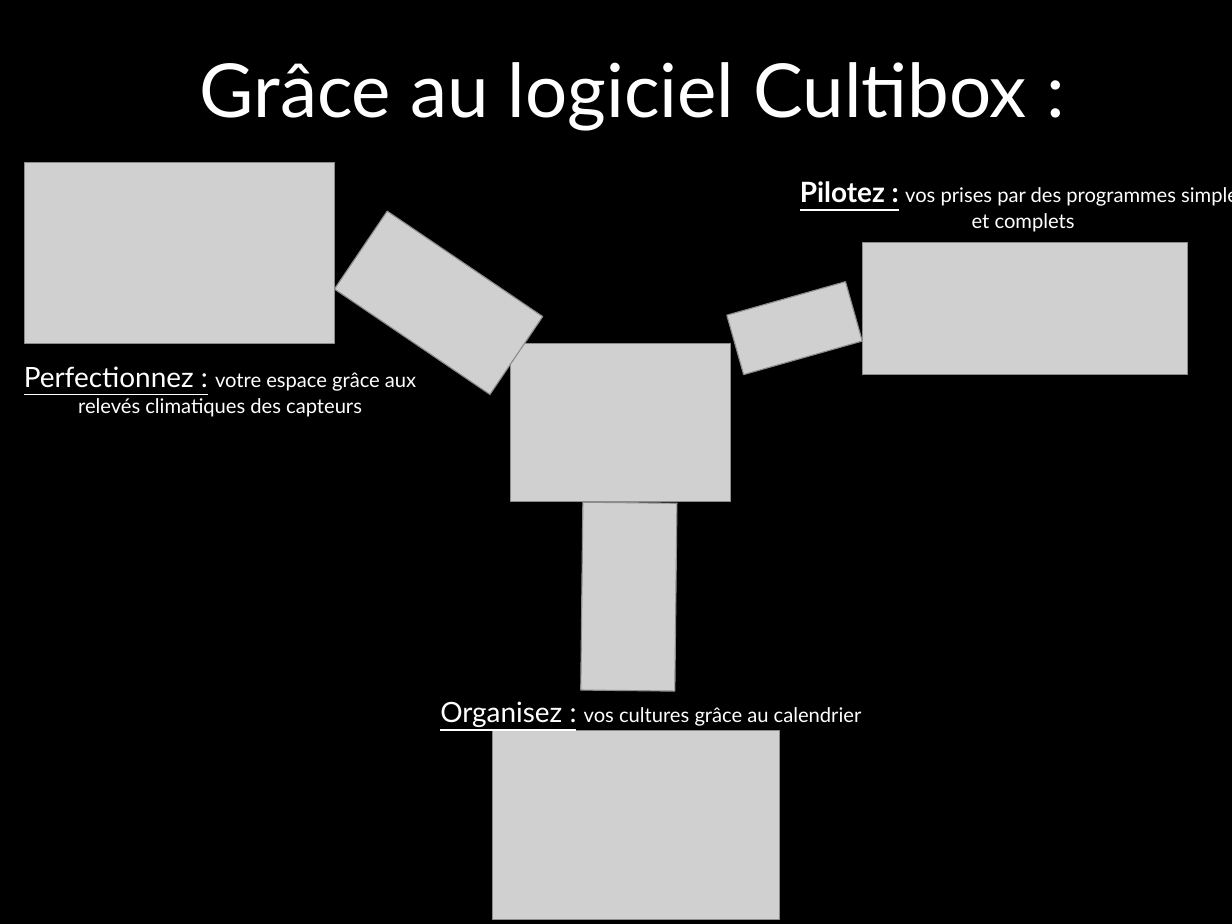
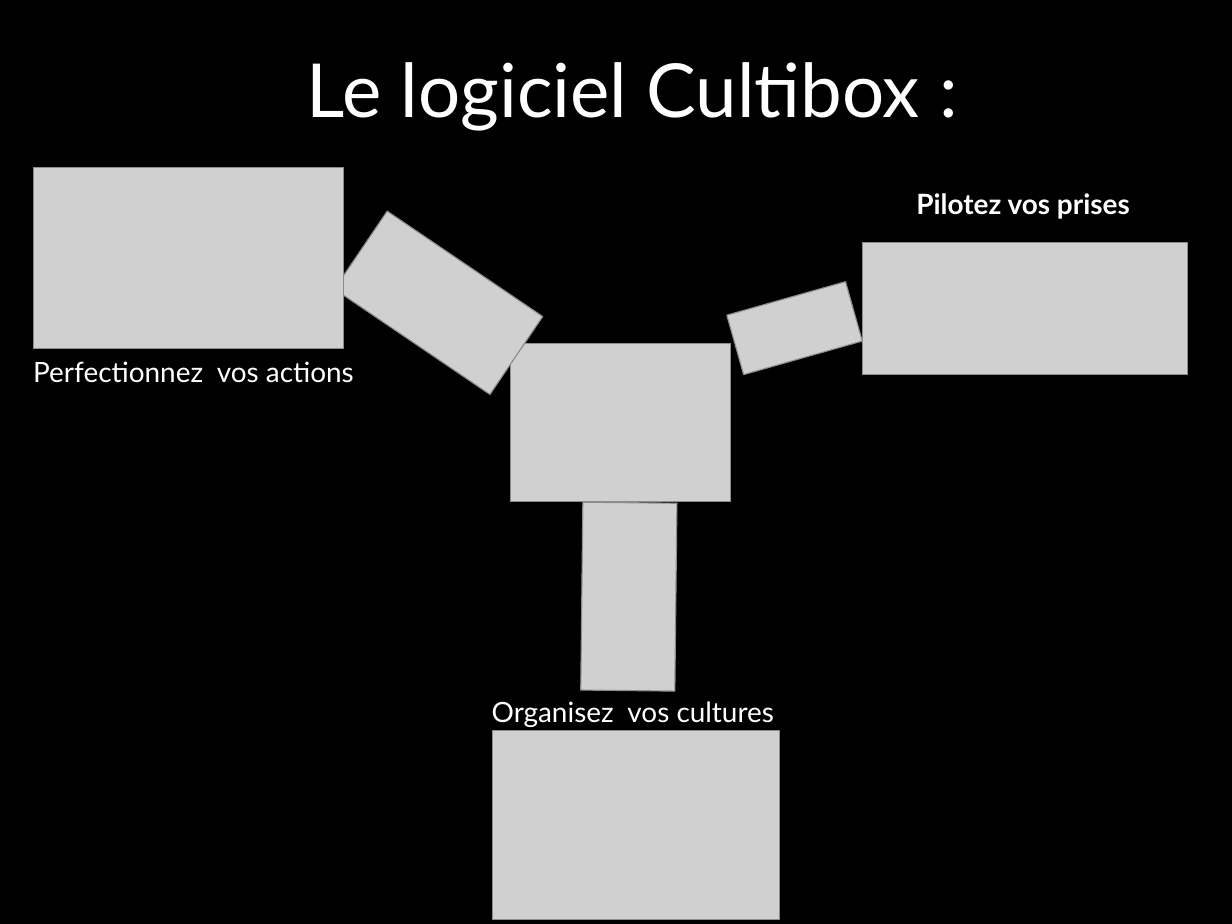
Before and after one commit to cultibox/cultibox, a slide deck: slide 9 of 02_documentation/08_comm/VideoCultibox.odp. Drawn at 1232x924 pixels with LibreOffice and Linux fonts; fonts in the diff are those of the drawing; grey boxes stand for pictures. Boxes give left, top, right and bottom in pixels: in the first picture for what was removed or moved away, otherwise in the second. Text is boxed around its words. In the diff, an @@ line names an element or a change of style, - is before the commit and + after.

```diff
--- a/02_documentation/08_comm/VideoCultibox.odp
+++ b/02_documentation/08_comm/VideoCultibox.odp
@@ text at [307, 62, 920, 131]: text changed @@
-Grâce au logiciel Cultibox :
+Le logiciel Cultibox :
@@ picture: place and size @@
-picture at [25, 162, 334, 343]
+picture at [34, 168, 343, 349]
@@ text at [916, 193, 1130, 219]: text changed; size 13 to 18 pt; bold on @@
-Pilotez : vos prises par des programmes simples et complets
+Pilotez vos prises
@@ text at [33, 361, 354, 383]: text changed; size 13 to 18 pt @@
-Perfectionnez : votre espace grâce aux relevés climatiques des capteurs
+Perfectionnez vos actions
@@ text at [492, 701, 774, 727]: text changed; size 13 to 18 pt @@
-Organisez : vos cultures grâce au calendrier
+Organisez vos cultures
```
Also in this commit, not shown: 11 other slides changed.
